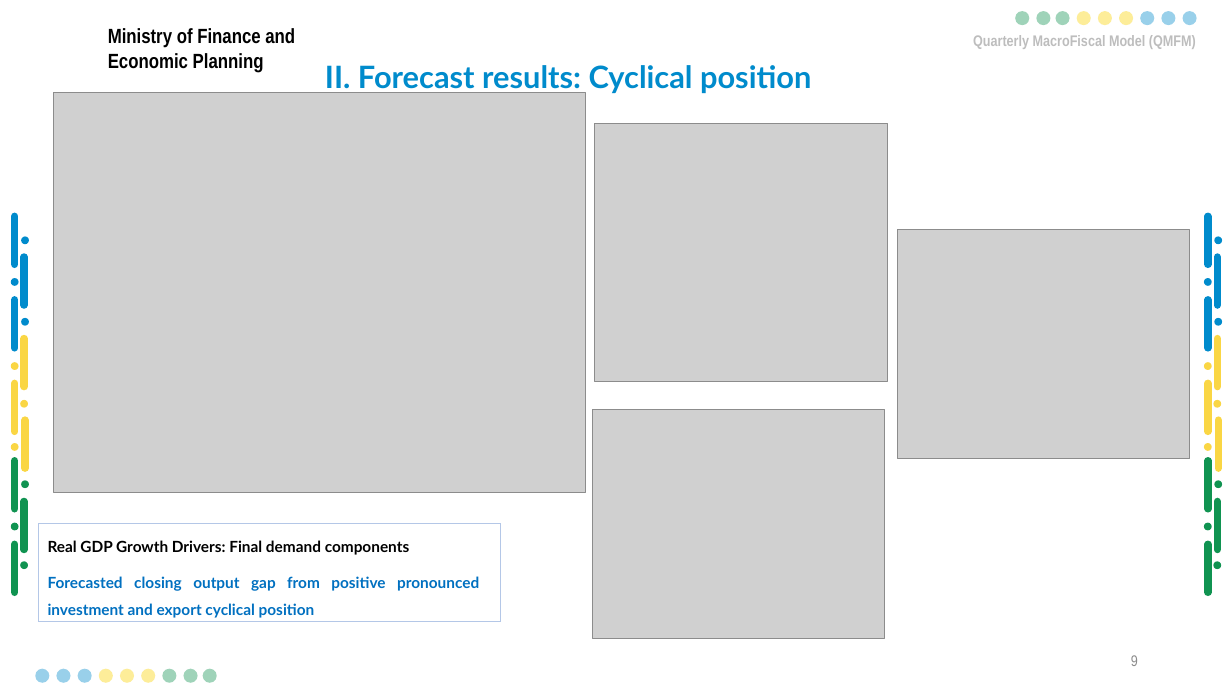
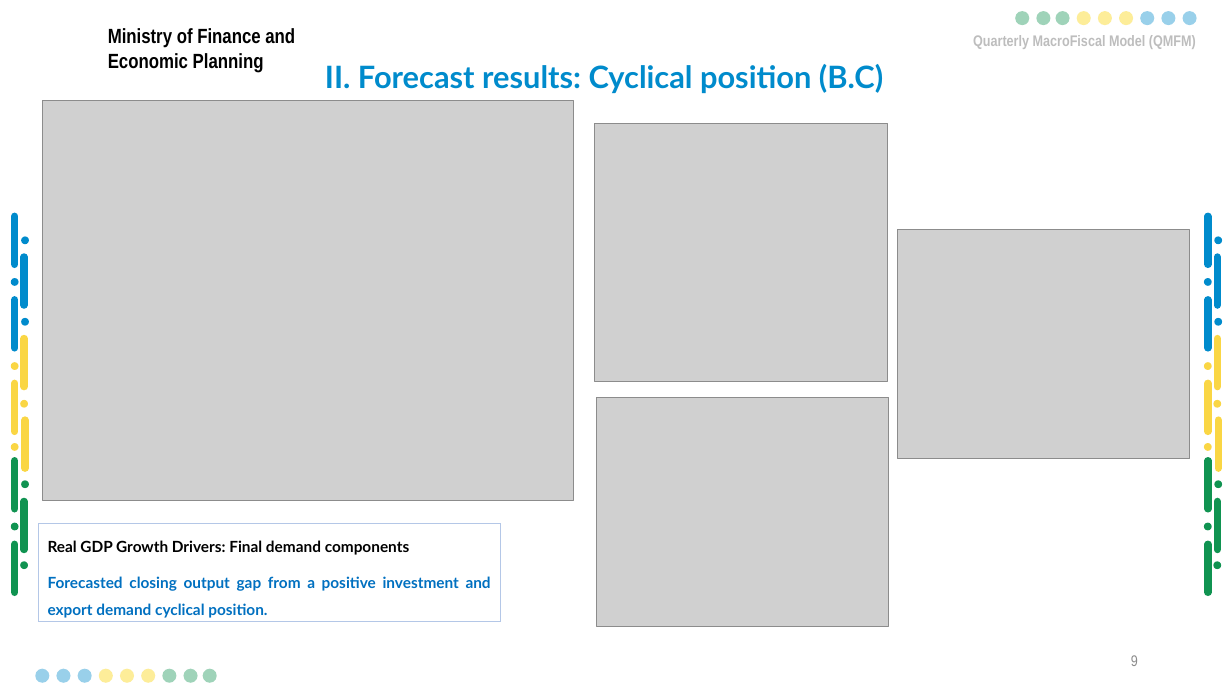
Before and after one commit to Karenzo2150/QMFM, a slide deck: slide 10 of docs/Presentations & BriefNotes/2025/September-round/QMFM Sept 2024 round Summary Outlook Presentation-LK March2ak-EvMRev - Copy.pptx. Drawn at 1232x693 pixels with LibreOffice and Linux fonts; fonts in the diff are those of the drawing; grey boxes stand for pictures; background and template pictures are left out. Boxes give left, top, right and bottom in pixels: in the first picture for what was removed or moved away, otherwise in the second. Text is boxed around its words. In the diff, an @@ line names an element or a change of style, - is before the commit and + after.

Commit message:
Updated forecast presentation

```diff
--- a/docs/Presentations & BriefNotes/2025/September-round/QMFM Sept 2024 round Summary Outlook Presentation-LK March2ak-EvMRev - Copy.pptx
+++ b/docs/Presentations & BriefNotes/2025/September-round/QMFM Sept 2024 round Summary Outlook Presentation-LK March2ak-EvMRev - Copy.pptx
@@ title at (x1=325, y1=64, x2=883, y2=93): text changed @@
-II. Forecast results: Cyclical position
+II. Forecast results: Cyclical position (B.C)
@@ picture moved from (x1=54, y1=92, x2=585, y2=493) to (x1=43, y1=100, x2=574, y2=500) @@
@@ picture moved from (x1=592, y1=409, x2=885, y2=639) to (x1=596, y1=397, x2=889, y2=627) @@
@@ text in rectangle at (x1=48, y1=576, x2=491, y2=618): text changed @@
-  Forecasted closing output gap from positive pronounced investment and export cyclical position
+  Forecasted closing output gap from a positive investment and export demand cyclical position.
```
Also in this commit, not shown: 7 other slides changed, 1 slide added, 18 slides removed, 1 other file.
